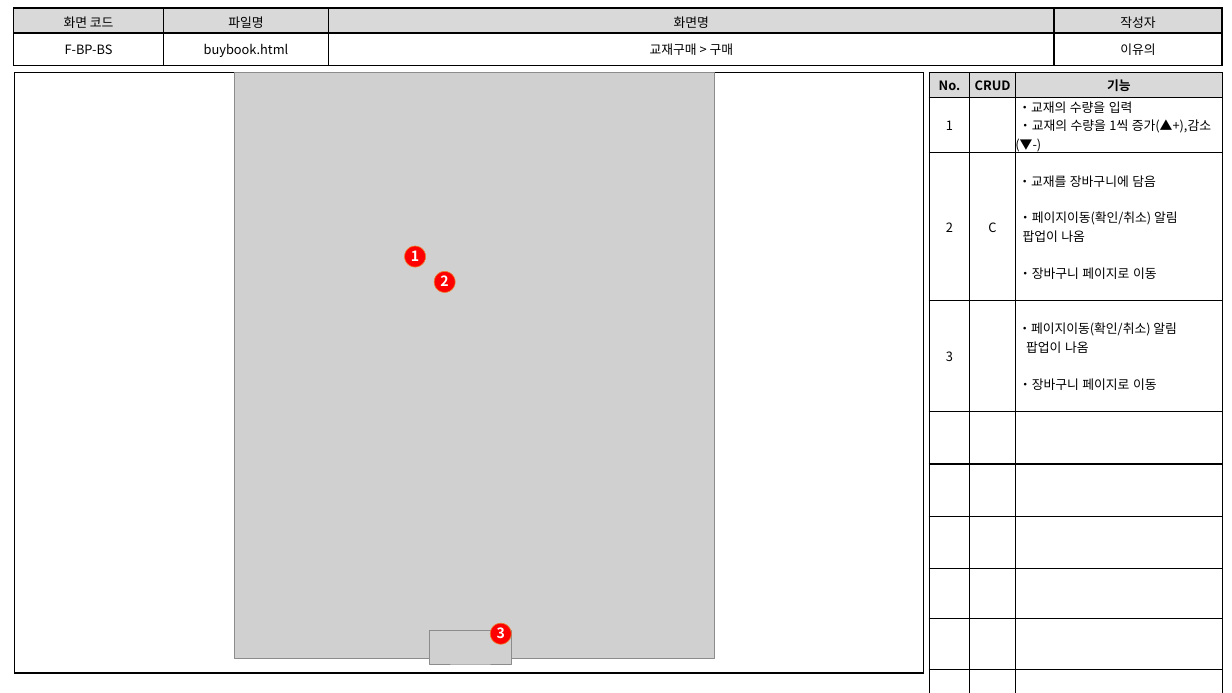
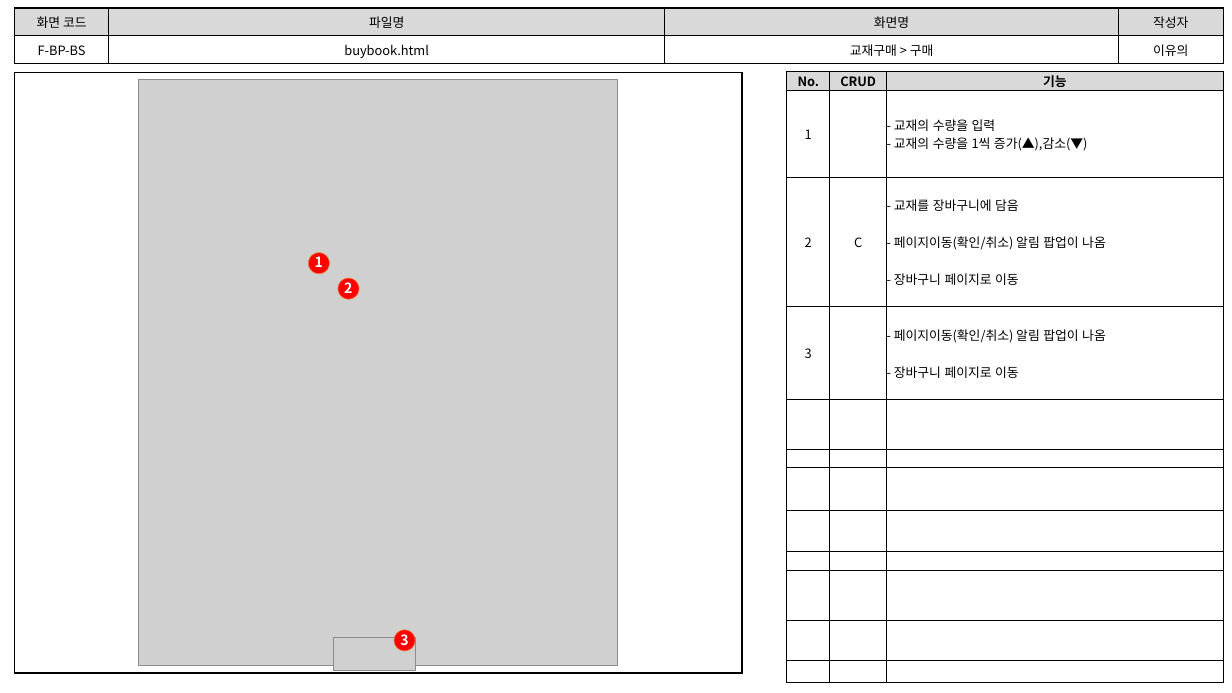
Before and after one commit to index506/cosmo6th_3thGroup, a slide deck: slide 1 of 3rd_Project/Category/Book/기능,화면,테스트 문서/3th_Project_화면 설계도(이유의).pptx. Drawn at 1232x693 pixels with LibreOffice and Linux fonts; fonts in the diff are those of the drawing; grey boxes stand for pictures. Boxes give left, top, right and bottom in pixels: in the first picture for what was removed or moved away, otherwise in the second. Text is boxed around its words. In the diff, an @@ line names an element or a change of style, - is before the commit and + after.

```diff
--- a/3rd_Project/Category/Book/기능,화면,테스트 문서/3th_Project_화면 설계도(이유의).pptx
+++ b/3rd_Project/Category/Book/기능,화면,테스트 문서/3th_Project_화면 설계도(이유의).pptx
@@ table: place and size @@
-table at (14,8,1223,66)
+table at (15,8,1224,62)
@@ rectangle: place and size @@
-rectangle at (15,72,924,673)
+rectangle at (15,72,743,673)
@@ table at (787,72,1223,674) @@
-row 2, column 3: ・교재의 수량을 입력 / ・교재의 수량을 1씩 증가(▲+),감소(▼-)
+row 2, column 3: - 교재의 수량을 입력 / - 교재의 수량을 1씩 증가(▲),감소(▼)
-row 3, column 3: ・교재를 장바구니에 담음 / ・페이지이동(확인/취소) 알림 / 팝업이 나옴 / ・장바구니 페이지로 이동
+row 3, column 3: - 교재를 장바구니에 담음 / - 페이지이동(확인/취소) 알림 팝업이 나옴 / - 장바구니 페이지로 이동
-row 4, column 3: ・페이지이동(확인/취소) 알림 / 팝업이 나옴 / ・장바구니 페이지로 이동
+row 4, column 3: - 페이지이동(확인/취소) 알림 팝업이 나옴 / - 장바구니 페이지로 이동
+row 11:  |  | 
+row 12:  |  | 
@@ table: place and size @@
-table at (930,73,1224,675)
+table at (787,72,1223,674)
@@ text "1": place and size @@
-text "1" at (411,250,419,261)
+text "1" at (315,256,323,267)
@@ 3 ellipses, 2 pictures, 2 texts: place and size @@
-3 ellipses, 2 pictures, 2 texts at (235,73,714,665)
+3 ellipses, 2 pictures, 2 texts at (139,79,618,671)
```
Also in this commit, not shown: 8 other slides changed, 3 other files.
